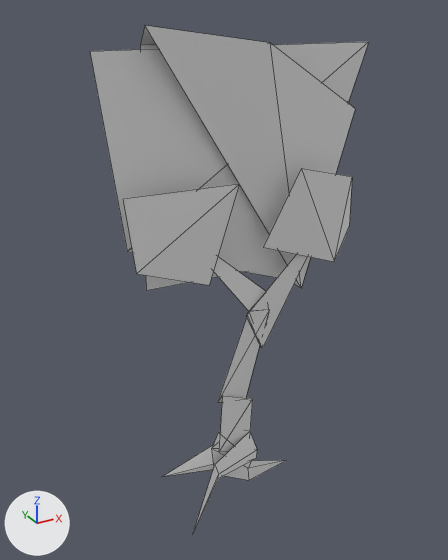
Renders of the FBX model Assets 3D/Environments/Vegetation/Arbre03.FBX from each side of a commit.
Rendered twice from a 50 mm camera at (-7.95, -13.65, 14.06) aimed at (0.13, 1.04, 6.71). Arrows for +X, +Y and +Z are at lower left; the lights stay in place. Mesh edges are drawn as thin lines. Where no turn or scale is listed for an object, it has been applied to the vertices. Vertices at the same position are counted once.

Names of what the first picture shows: 'Tree03'.
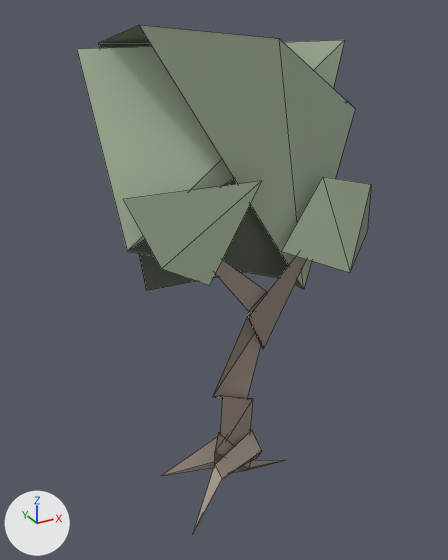
Changed parts and their boxes (x1, y1, x2, y2) in the pictures (448 x 560 px; the box of a moved part takes in the faces that stretch with it):
'Tree03', reshaped
    before: (90, 26, 369, 532)
    after: (77, 25, 371, 533)
part 1 of me_tree03, rebuilt
    before: (263, 168, 352, 262)
    after: (282, 177, 371, 273)
part 2 of me_tree03, rebuilt
    before: (162, 445, 214, 477)
    after: (162, 437, 217, 476)
part 3 of me_tree03, moved or reshaped
    before: (123, 184, 308, 532)
    after: (123, 181, 307, 533)
part 4 of me_tree03, moved or reshaped
    before: (90, 26, 369, 291)
    after: (77, 25, 355, 291)
part 5 of me_tree03, recoloured
    before: (214, 257, 285, 468)
    after: (127, 179, 289, 468)

The change, as a list of edits to the scene's bpy script:
```text
Add img_tree03diff_png:
    img_tree03diff_png = load_image('Tree03Diff.png', '../../Textures/Tree03Diff.png', 512, 512, 'sRGB')
Add mat_material__20:
    mat_material__20 = principled_material('Material #20')
    mat_material__20.texture = img_tree03diff_png  # with its transparency
    mat_material__20.roughness = 0.859
Change me_tree03:
    used by ob_tree03; location = (0.0, 0.0, 0.0)
    verts and faces of me_tree03; kept vertices keep their numbers, new ones are numbered from 59
    before: 26 (-3.4, 0.91, 13.15) at pixel (89, 51), 28 (4.33, 0.43, 13.2) at pixel (368, 41), 42 (2.57, 0.53, 6.13) at pixel (301, 288), 43 (1.01, 0.24, 13.26) at pixel (270, 42), 44 (-2.26, 0.37, 13.69) at pixel (144, 25)
    before: 45 (1.16, 0.9, 13.13), 46 (-2.13, 1.03, 13.25) at pixel (140, 44)
    remove me_tree03.from_pydata(...)  # 59 vertices, 44 faces; spans x -3.4..4.33, y -0.75..1.29, z -0.59..13.69
    add me_tree03.from_pydata(...)  # 60 vertices, 44 faces; spans x -3.4..4.66, y -0.75..2.13, z -0.59..13.69
    me_tree03 part 1: the loose piece of 5 vertices spanning x 0.79..3.92, y -0.23..0.11, z 7.11..10.12 is rebuilt with 5 vertices and now spans x 1.52..4.66, y -0.47..0.15, z 6.79..9.8, in mat_material__20 (picture img_tree03diff_png)
    me_tree03 part 2: the loose piece of 4 vertices spanning x -2.09..-0.33, y 0.16..1.14, z 0.24..1.68 is rebuilt with 4 vertices and now spans x -2.09..-0.33, y 0.26..1.19, z 0.24..1.68, in mat_material__20 (picture img_tree03diff_png)
    me_tree03 part 3
    6 vertices are removed from x -2.95..1.17, y -0.15..0.28, z 3.11..9.9
    10 faces are deleted
    11 vertices move from x -0.81..1.0, y -0.33..0.38, z -0.23..5.9 to x -0.81..1.0, y -0.56..0.39, z 0.0..5.9
    7 vertices are added at x -2.27..1.17, y -0.15..0.56, z 3.11..9.9
    10 new faces join them
    me_tree03 part 4
    add for i in [26, 28, 45]: verts[i] += (0.0, 1.03, 0.0)
    add verts[42] = (2.57, 0.41, 6.13)  # moved, pixel (303, 289)
    add verts[43] = (1.01, -0.14, 13.37)  # moved, pixel (279, 38)
    add verts[44] = (-2.26, 0.7, 13.69)  # moved, pixel (139, 25)
    add verts[46] = (-2.78, 2.13, 13.25)  # moved, pixel (98, 43)
    me_tree03 part 5: 29 faces spanning x -3.4..4.33, y -0.75..2.13, z -0.59..13.69 switch from no material to mat_material__20 (picture img_tree03diff_png)
```
